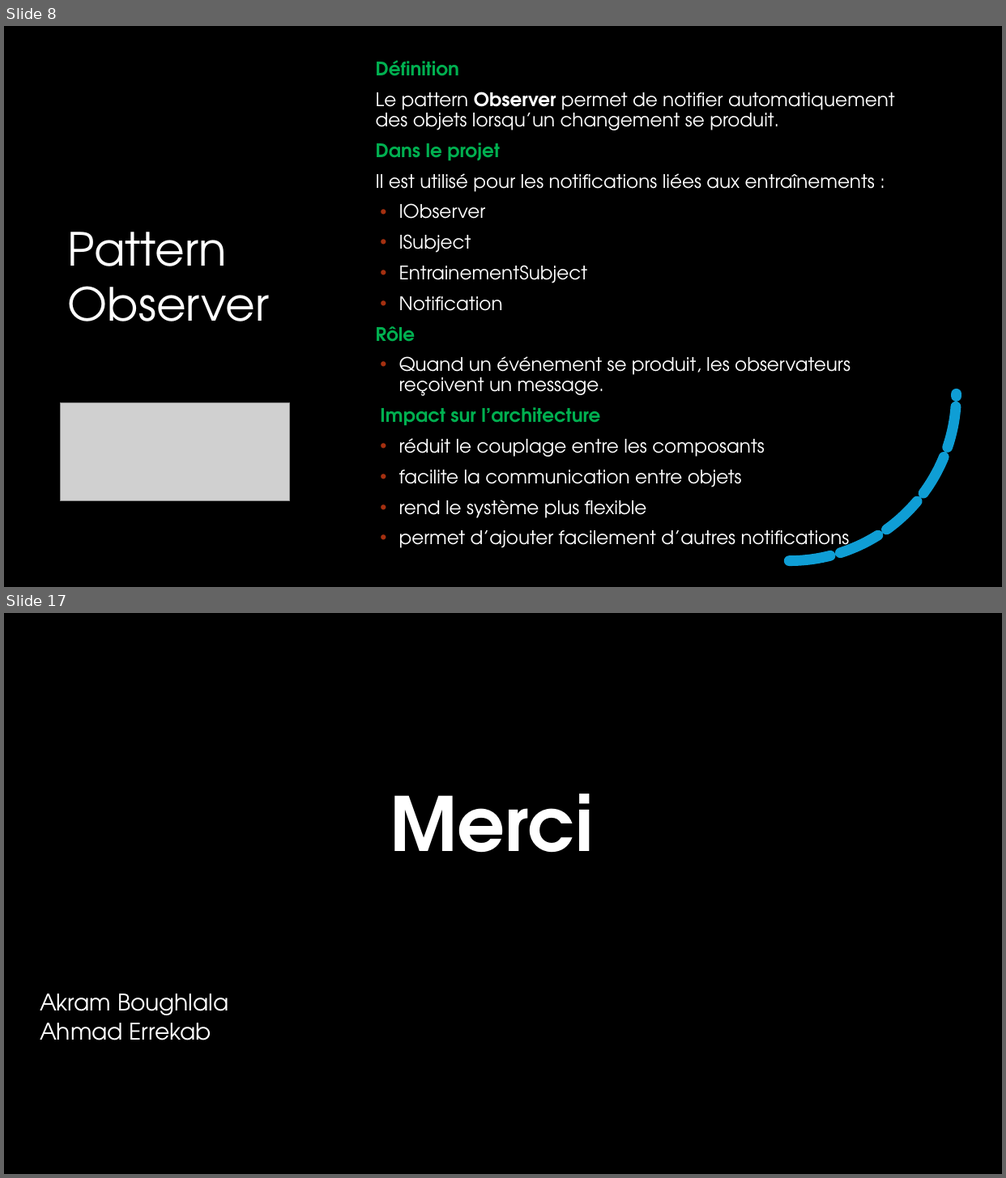
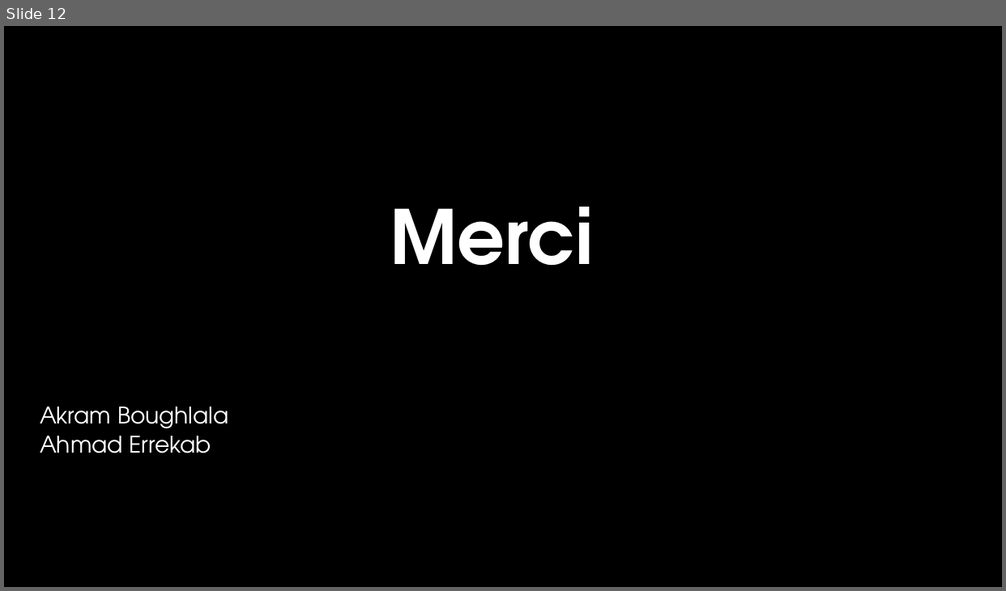
Before and after one commit to ZouaghiHoussem/SoftwareEngineeringDocuments, a slide deck: documentation/ClubManagerPowerPoint.odp. Shown one above the other, each under a label of ours: slides 8 and 17 before the commit, slide 12 after it; the slides between them are not shown. The pictures are 1006x1178 and 1006x591 pixels, drawn with LibreOffice and Linux fonts; fonts in the diff are those of the drawing; grey boxes stand for pictures; background and template pictures are left out; a plain dark background stands for a picture behind light text. Boxes give left, top, right and bottom in pixels: in the first picture for what was removed or moved away, otherwise in the second. Text is boxed around its words. In the diff, an @@ line names an element or a change of style, - is before the commit and + after.

```diff
--- a/documentation/ClubManagerPowerPoint.odp
+++ b/documentation/ClubManagerPowerPoint.odp
@@ slide 8 removed at (4,26,1002,587), background picture (left out); not listed: 25 template elements that a slide beside it also shows @@
@@ freeform shape removed at (4,26,1002,587) @@
@@ subtitle removed at (376,60,895,554) @@
-Définition
-Le pattern Observer permet de notifier automatiquement des objets lorsqu’un changement se produit.
-Dans le projet
-Il est utilisé pour les notifications liées aux entraînements :
-• IObserver
-• ISubject
-• EntrainementSubject
-• Notification
-Rôle
-• Quand un événement se produit, les observateurs reçoivent un message.
-Impact sur l’architecture
-• réduit le couplage entre les composants
-• facilite la communication entre objets
-• rend le système plus flexible
-• permet d’ajouter facilement d’autres notifications
@@ title removed at (68,232,269,322) @@
-Pattern Observer
@@ freeform shape removed at (622,227,957,561) @@
@@ picture removed at (60,403,289,501) @@
@@ what was slide 17 is now slide 12 @@
```
Also in this commit, not shown: 5 slides changed, 5 slides added, 9 other slides removed.
